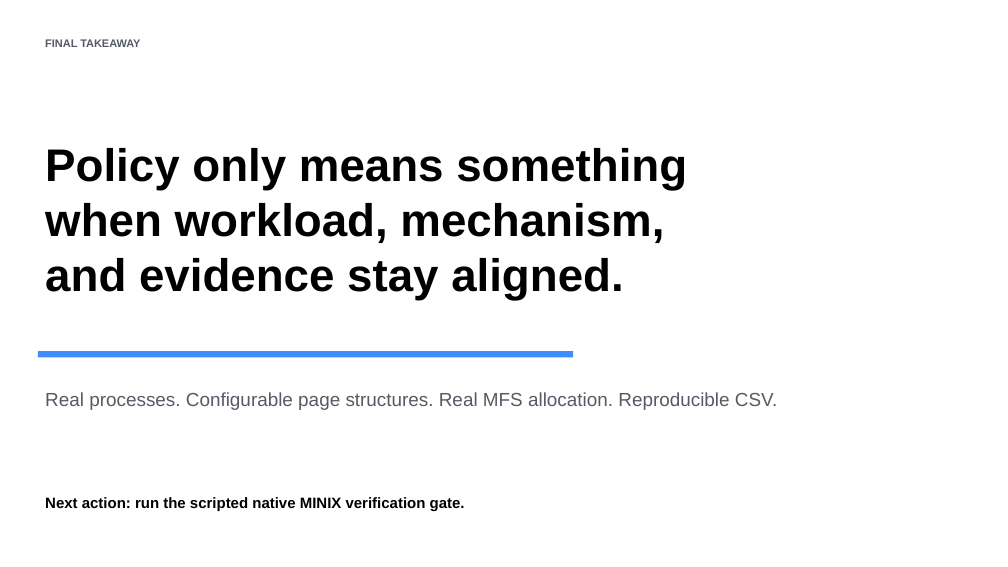
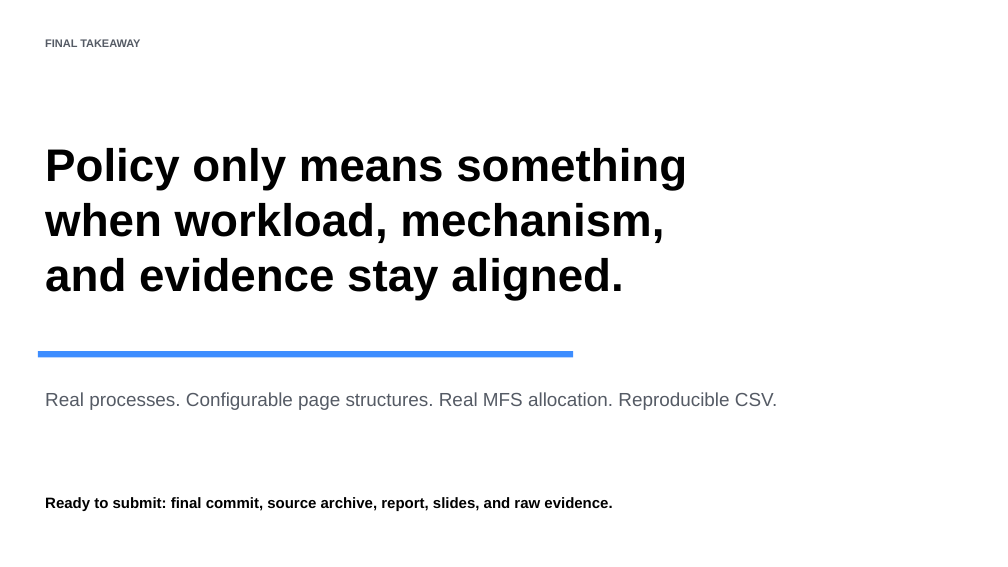
Before and after one commit to Rodina761/CSE335-MINIX-Project, a slide deck: slide 12 of project-deliverables/CSE335_MINIX_Project_Presentation.pptx. Drawn at 1008x567 pixels with LibreOffice and Linux fonts; fonts in the diff are those of the drawing. Boxes give left, top, right and bottom in pixels: in the first picture for what was removed or moved away, otherwise in the second. Text is boxed around its words. In the diff, an @@ line names an element or a change of style, - is before the commit and + after.

Commit message:
docs: finalize measured MINIX submission

```diff
--- a/project-deliverables/CSE335_MINIX_Project_Presentation.pptx
+++ b/project-deliverables/CSE335_MINIX_Project_Presentation.pptx
@@ text at box(45, 497, 612, 511): text changed @@
-Next action: run the scripted native MINIX verification gate.
+Ready to submit: final commit, source archive, report, slides, and raw evidence.
```
Also in this commit, not shown: 5 other slides changed, 7 other files.
